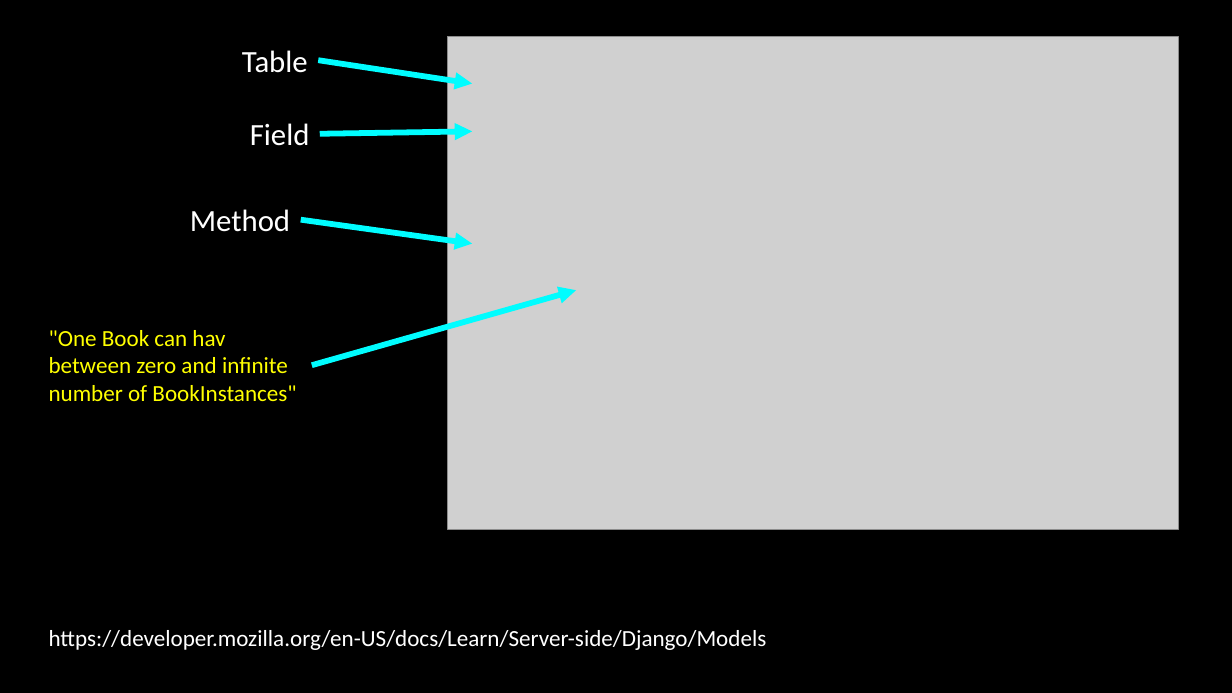
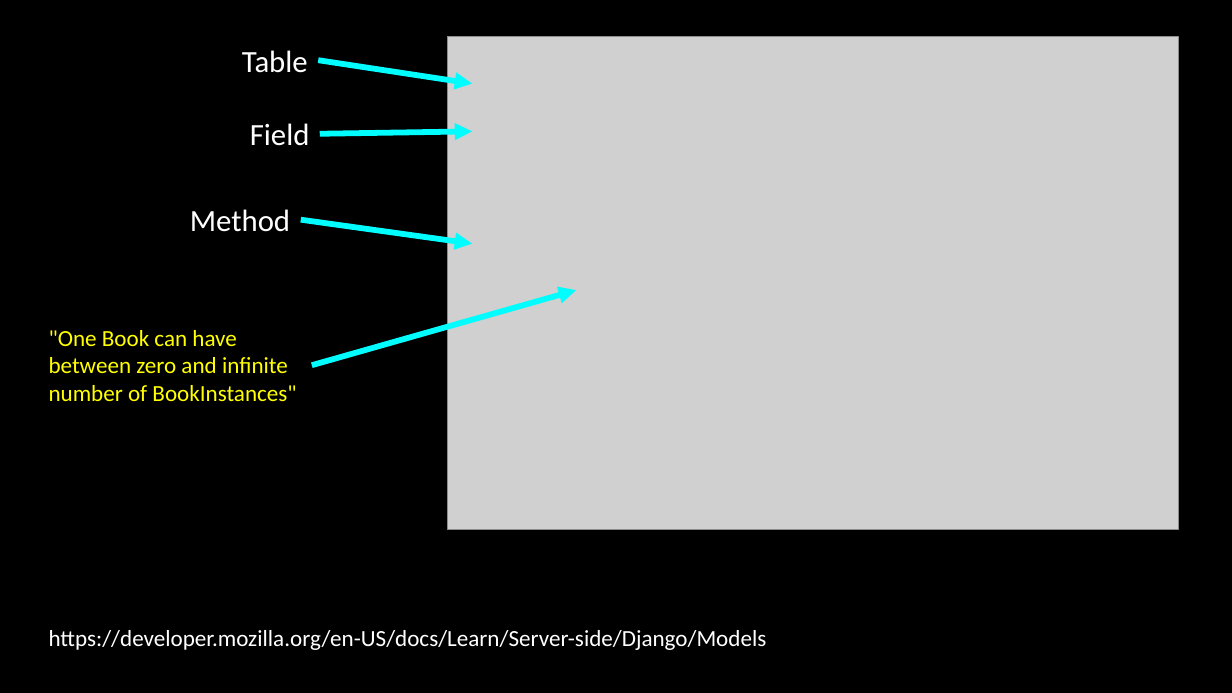
Before and after one commit to csev/dj4e, a slide deck: slide 5 of lectures/DJ-03-One-To-Many.pptx. Drawn at 1232x693 pixels with LibreOffice and Linux fonts; fonts in the diff are those of the drawing; grey boxes stand for pictures. Boxes give left, top, right and bottom in pixels: in the first picture for what was removed or moved away, otherwise in the second. Text is boxed around its words. In the diff, an @@ line names an element or a change of style, - is before the commit and + after.

```diff
--- a/lectures/DJ-03-One-To-Many.pptx
+++ b/lectures/DJ-03-One-To-Many.pptx
@@ text at (49, 330, 296, 401): text changed @@
-"One Book can hav between zero and infinite number of BookInstances"
+"One Book can have between zero and infinite number of BookInstances"
```
Also in this commit, not shown: 3 other slides changed, 1 slide added, 38 other files.
